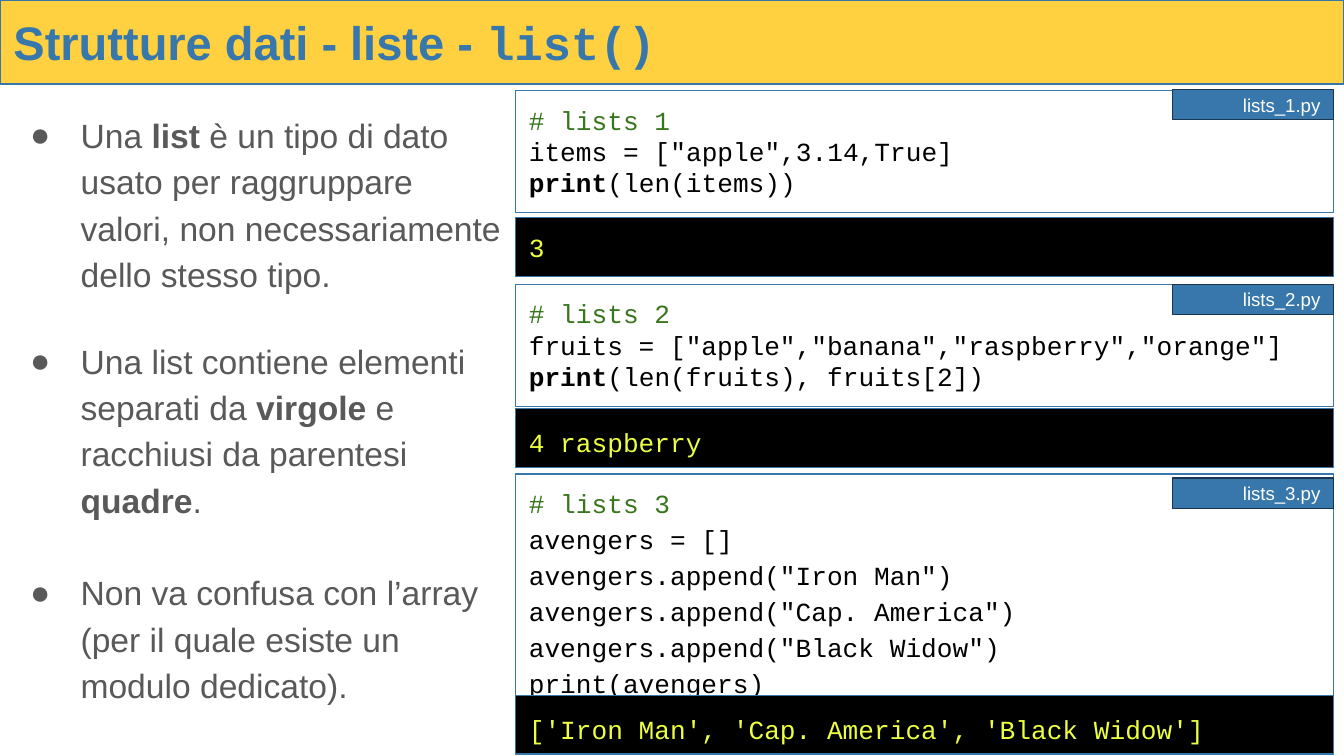
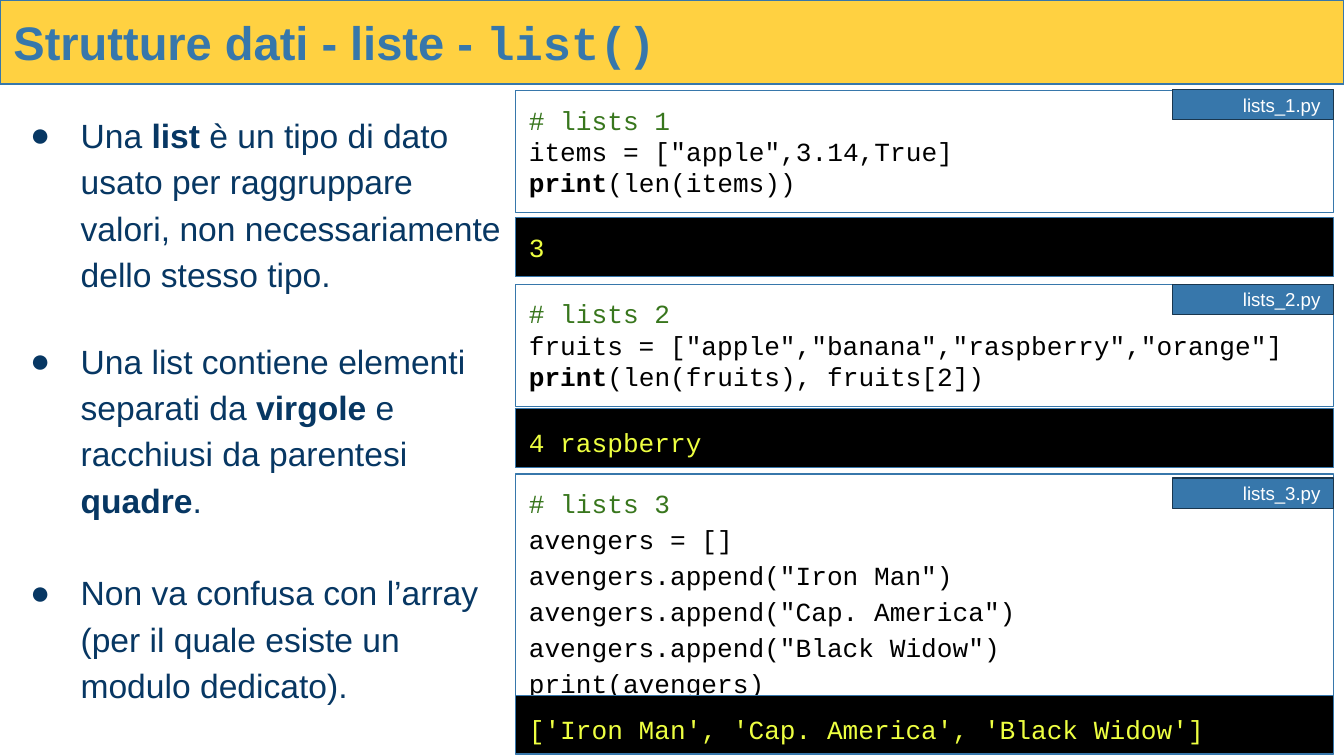
Before and after one commit to raffmont/Tecnologie_Web-Introduzione_a_Python, a slide deck: slide 27 of Tecnologie_Web-Introduzione_a_Python.pptx. Drawn at 1344x756 pixels with LibreOffice and Linux fonts; fonts in the diff are those of the drawing. Boxes give left, top, right and bottom in pixels: in the first picture for what was removed or moved away, otherwise in the second. Text is boxed around its words. In the diff, an @@ line names an element or a change of style, - is before the commit and + after.

```diff
--- a/Tecnologie_Web-Introduzione_a_Python.pptx
+++ b/Tecnologie_Web-Introduzione_a_Python.pptx
@@ text "Una list è un tipo ..." at box(81, 123, 501, 704): text colour #595959 to #073763; bullet colour #595959 to #073763 @@
```
Also in this commit, not shown: 10 other slides changed, 1 slide removed.
